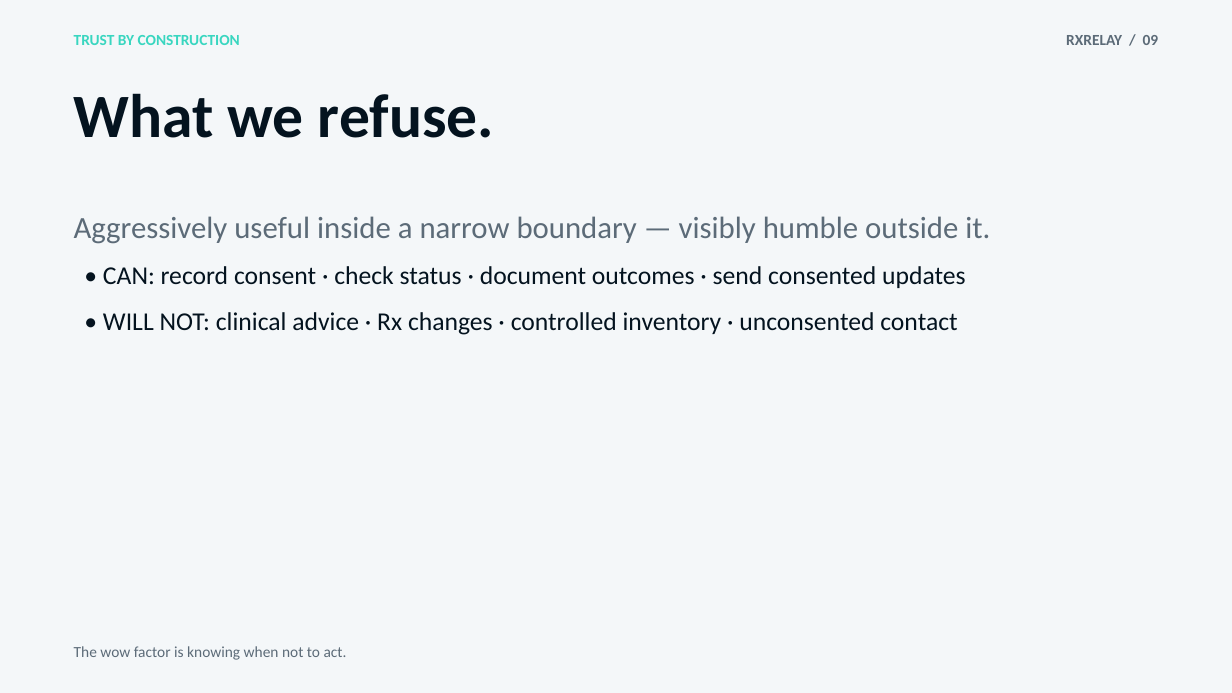
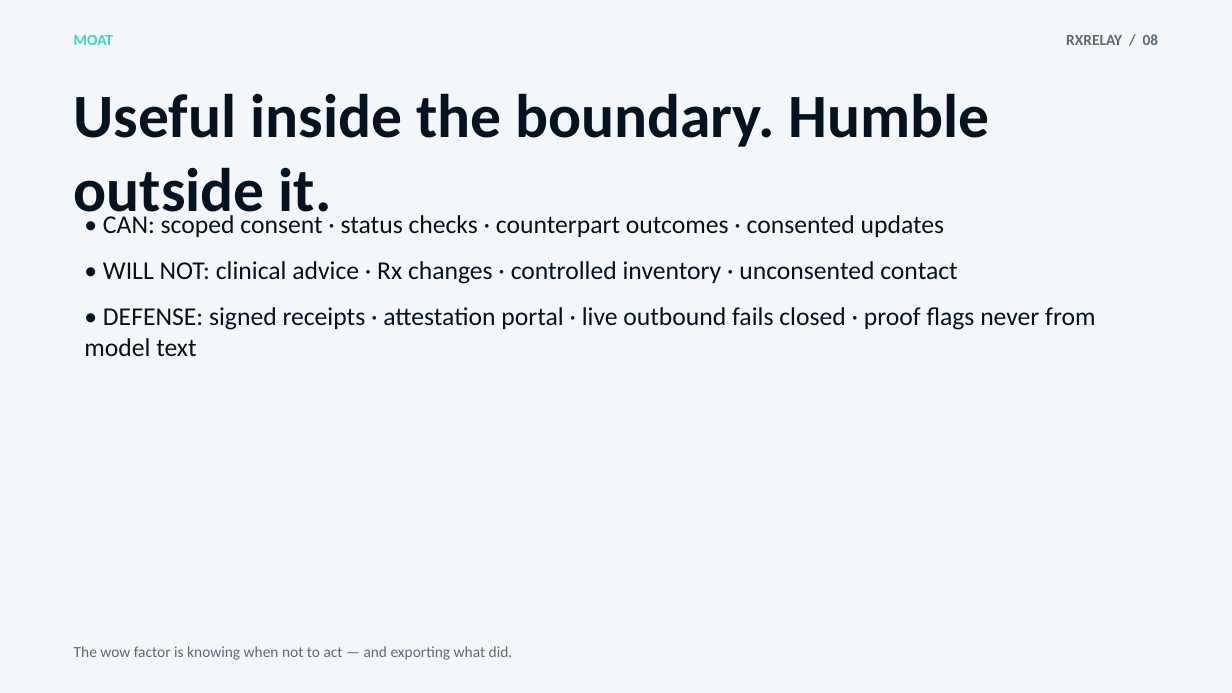
Before and after one commit to vnmoorthy/rxrelay, a slide deck: slide 8 of deck/output/RxRelay_Hackathon_Pitch.pptx (slide 9 before the commit). Drawn at 1232x693 pixels with LibreOffice and Linux fonts; fonts in the diff are those of the drawing. Boxes give left, top, right and bottom in pixels: in the first picture for what was removed or moved away, otherwise in the second. Text is boxed around its words. In the diff, an @@ line names an element or a change of style, - is before the commit and + after.

```diff
--- a/deck/output/RxRelay_Hackathon_Pitch.pptx
+++ b/deck/output/RxRelay_Hackathon_Pitch.pptx
@@ text at (x1=74, y1=35, x2=113, y2=45): text changed @@
-TRUST BY CONSTRUCTION
+MOAT
@@ text at (x1=1066, y1=34, x2=1159, y2=45): text changed @@
-RXRELAY / 09
+RXRELAY / 08
@@ text at (x1=74, y1=93, x2=990, y2=226): text changed; size 18 to 36 pt; text colour #5C6B78 to #04131F; bold on @@
-Aggressively useful inside a narrow boundary — visibly humble outside it.
+Useful inside the boundary. Humble outside it.
@@ text removed at (x1=74, y1=93, x2=494, y2=138) @@
-What we refuse.
@@ text at (x1=103, y1=215, x2=945, y2=237): text changed @@
-• CAN: record consent · check status · document outcomes · send consented updates
+• CAN: scoped consent · status checks · counterpart outcomes · consented updates
@@ text "• WILL NOT: clinical advice ..." moved from (x1=103, y1=312, x2=957, y2=335) to (x1=103, y1=261, x2=957, y2=284) @@
@@ text added at (x1=84, y1=307, x2=1095, y2=356), 15 pt, text #04131F @@
+• DEFENSE: signed receipts · attestation portal · live outbound fails closed · proof flags never from model text
@@ text at (x1=74, y1=646, x2=513, y2=660): text changed @@
-The wow factor is knowing when not to act.
+The wow factor is knowing when not to act — and exporting what did.
```
Also in this commit, not shown: 11 other slides changed, 1 slide added, 1 slide removed, 7 other files.
